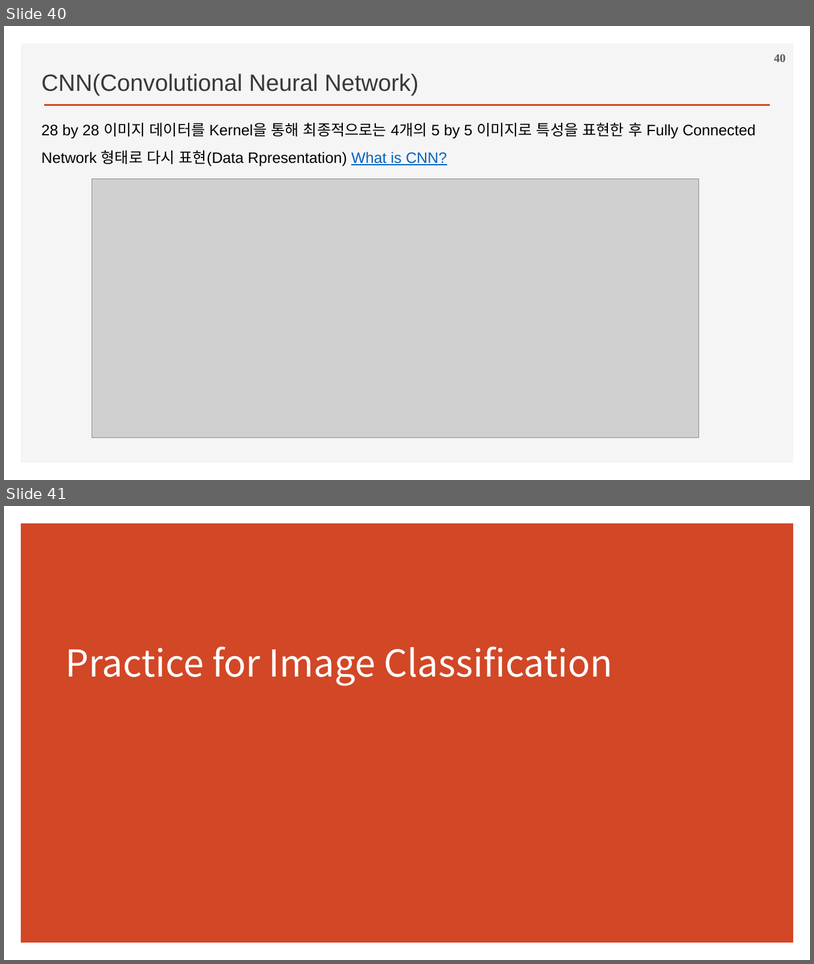
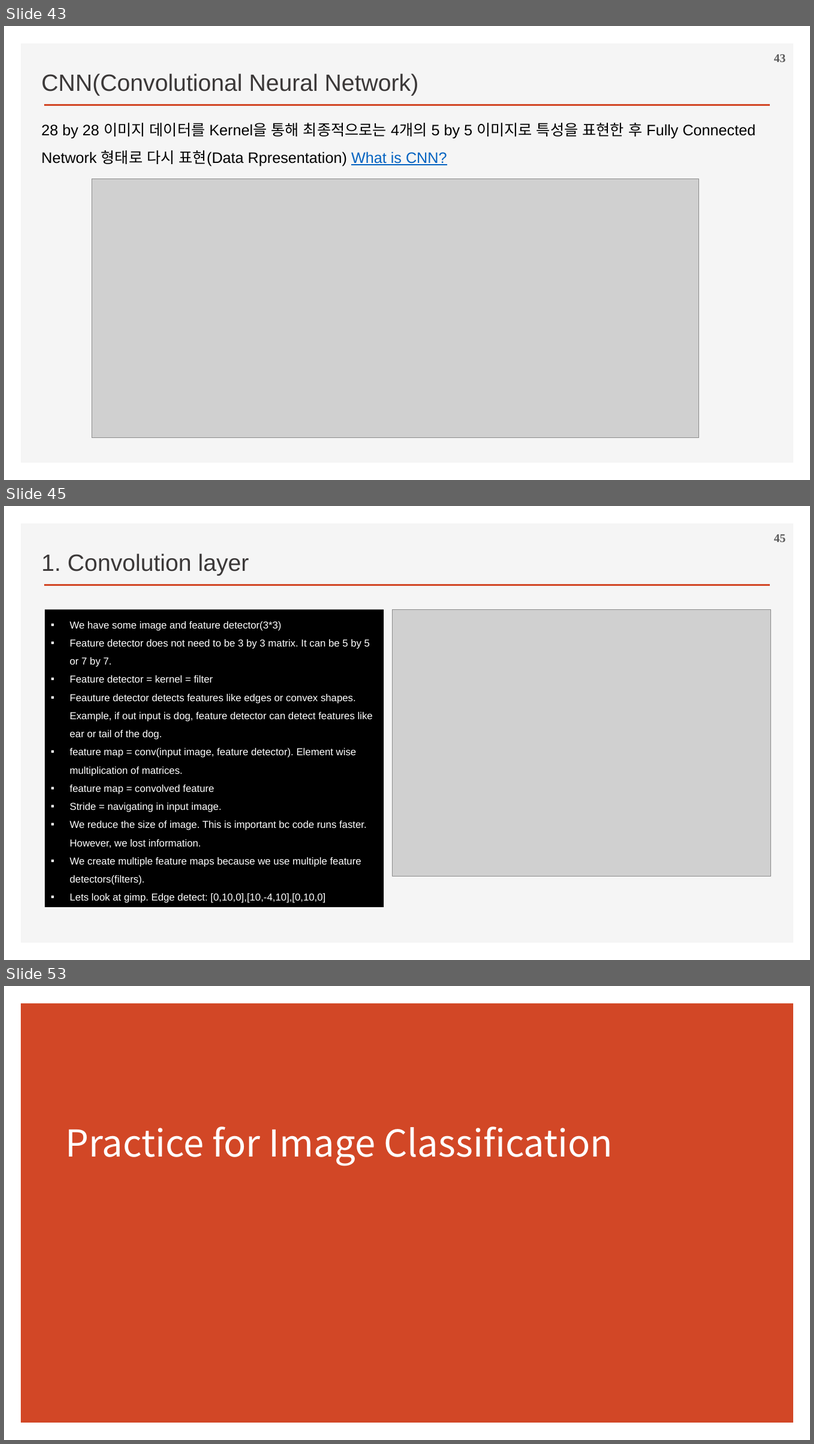
Before and after one commit to ancestor9/2026_Fall_Deep-Learning-with-Python, a slide deck: Chapter 08 Image Classification.pptx. Shown one above the other, each under a label of ours: slides 40 and 41 before the commit, slides 43, 45 and 53 after it; the slides between them are not shown. The pictures are 814x964 and 814x1444 pixels, drawn with LibreOffice and Linux fonts; fonts in the diff are those of the drawing; grey boxes stand for pictures; background and template pictures are left out. Boxes give left, top, right and bottom in pixels: in the first picture for what was removed or moved away, otherwise in the second. Text is boxed around its words. In the diff, an @@ line names an element or a change of style, - is before the commit and + after.

```diff
--- a/Chapter 08 Image Classification.pptx
+++ b/Chapter 08 Image Classification.pptx
@@ slide 45 added at <box>4,506,810,960</box>, background #FFFFFF; not listed: 2 template elements that a slide beside it also shows @@
@@ page number added at <box>774,534,786,542</box>, 14 pt, text #595959, bold @@
+45
@@ text added at <box>41,553,249,576</box>, 28 pt, text #3B3838 @@
+1. Convolution layer
@@ rectangle added at <box>45,609,384,907</box>, fill #000000, 12 pt, text #FFFFFF @@
+▪ We have some image and feature detector(3*3)
+▪ Feature detector does not need to be 3 by 3 matrix. It can be 5 by 5 or 7 by 7.
+▪ Feature detector = kernel = filter
+▪ Feauture detector detects features like edges or convex shapes. Example, if out input is dog, feature detector can detect features like ear or tail of the dog.
+▪ feature map = conv(input image, feature detector). Element wise multiplication of matrices.
+▪ feature map = convolved feature
+▪ Stride = navigating in input image.
+▪ We reduce the size of image. This is important bc code runs faster. However, we lost information.
+▪ We create multiple feature maps because we use multiple feature detectors(filters).
+▪ Lets look at gimp. Edge detect: [0,10,0],[10,-4,10],[0,10,0]
@@ picture added at <box>392,609,771,876</box> @@
@@ what was slide 40 is now slide 43 @@
@@ page number at <box>774,54,786,62</box>: text changed @@
-40
+43
@@ what was slide 41 is now slide 53 @@
```
Also in this commit, not shown: 11 other slides added, 1 other file.
